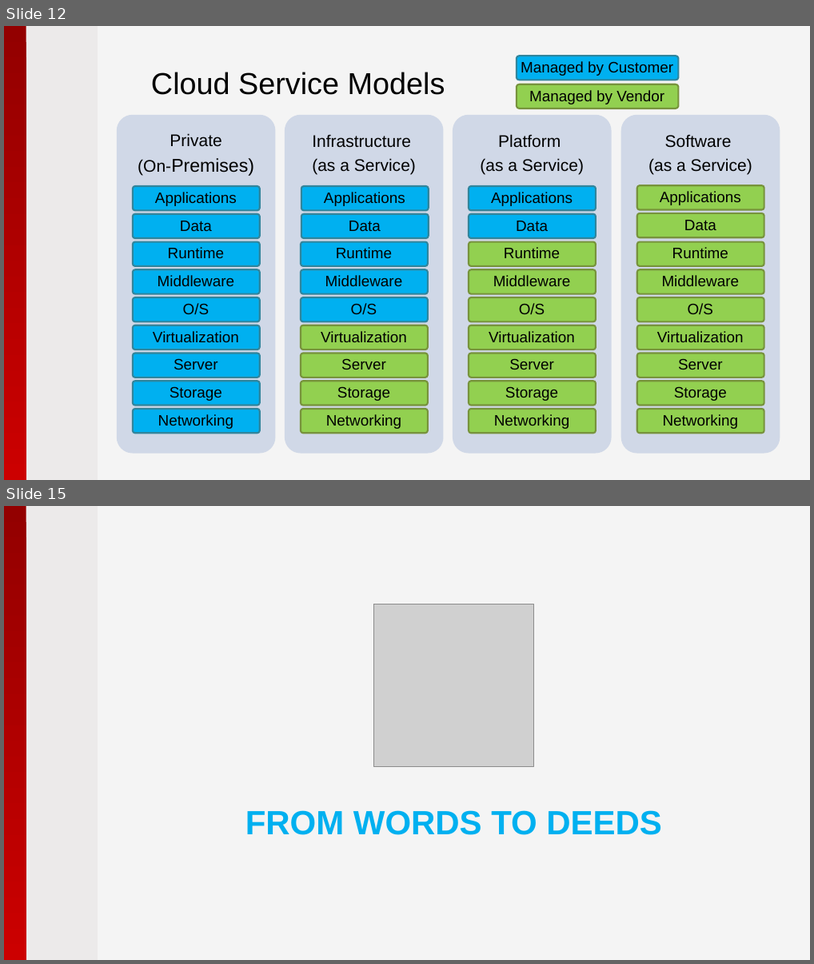
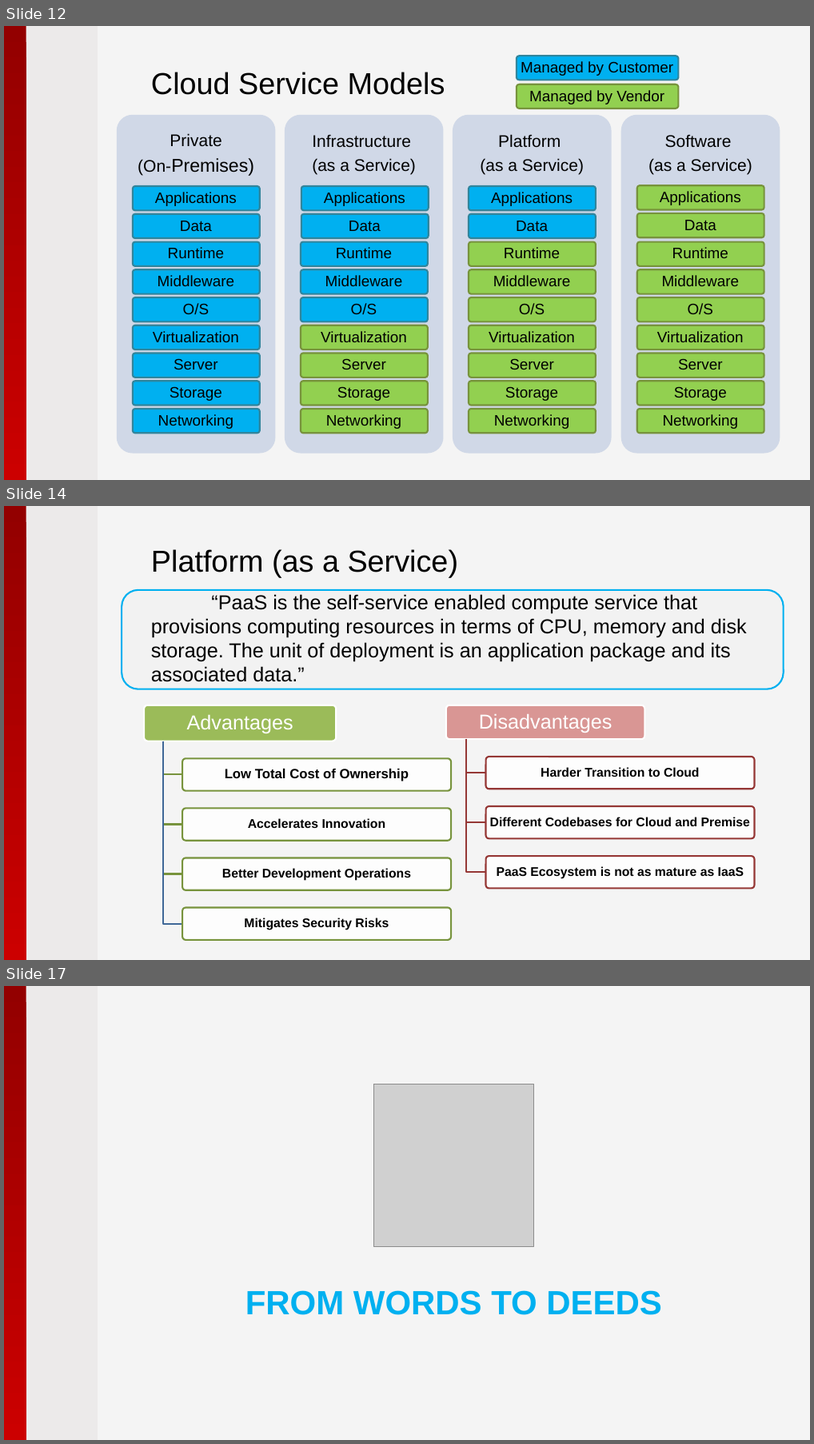
Before and after one commit to pryabov/Hackathon-2015, a slide deck: Presentation/2015 - Microsoft Azure.pptx. Shown one above the other, each under a label of ours: slides 12 and 15 before the commit, slides 12, 14 and 17 after it; the slides between them are not shown. The pictures are 814x964 and 814x1444 pixels, drawn with LibreOffice and Linux fonts; fonts in the diff are those of the drawing; grey boxes stand for pictures; background and template pictures are left out. Boxes give left, top, right and bottom in pixels: in the first picture for what was removed or moved away, otherwise in the second. Text is boxed around its words. In the diff, an @@ line names an element or a change of style, - is before the commit and + after.

```diff
--- a/Presentation/2015 - Microsoft Azure.pptx
+++ b/Presentation/2015 - Microsoft Azure.pptx
@@ slide 14 added at bbox=[4, 506, 810, 960], background #F4F4F4; not listed: 2 template elements that a slide beside it also shows @@
@@ title added at bbox=[151, 549, 459, 577], 36 pt, text #000000 @@
+Platform (as a Service)
@@ rounded rectangle added at bbox=[122, 590, 784, 689], fill #F2F2F2, outline #00B0F0 2 pt @@
@@ text added at bbox=[151, 594, 747, 682], 24 pt, text #000000 @@
+“PaaS is the self-service enabled compute service that provisions computing resources in terms of CPU, memory and disk storage. The unit of deployment is an application package and its associated data.”
@@ group added at bbox=[144, 705, 754, 939]: 9 rounded rectangles, 9 texts, 7 freeform shapes @@
+Advantages
+Low Total Cost of Ownership
+Accelerates Innovation
+Better Development Operations
+Mitigates Security Risks
+Disadvantages
+Harder Transition to Cloud
+Different Codebases for Cloud and Premise
+PaaS Ecosystem is not as mature as IaaS
@@ what was slide 15 is now slide 17 @@
```
Also in this commit, not shown: 4 slides changed, 3 other slides added, 1 slide removed, 2 other files.
